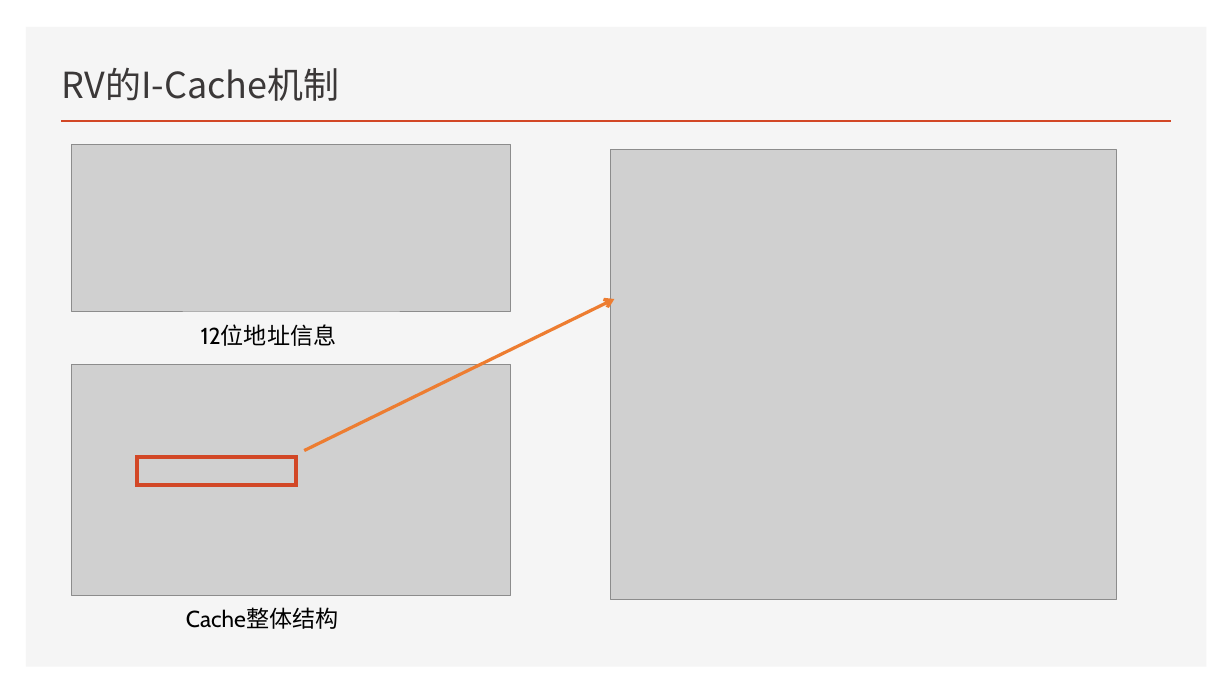
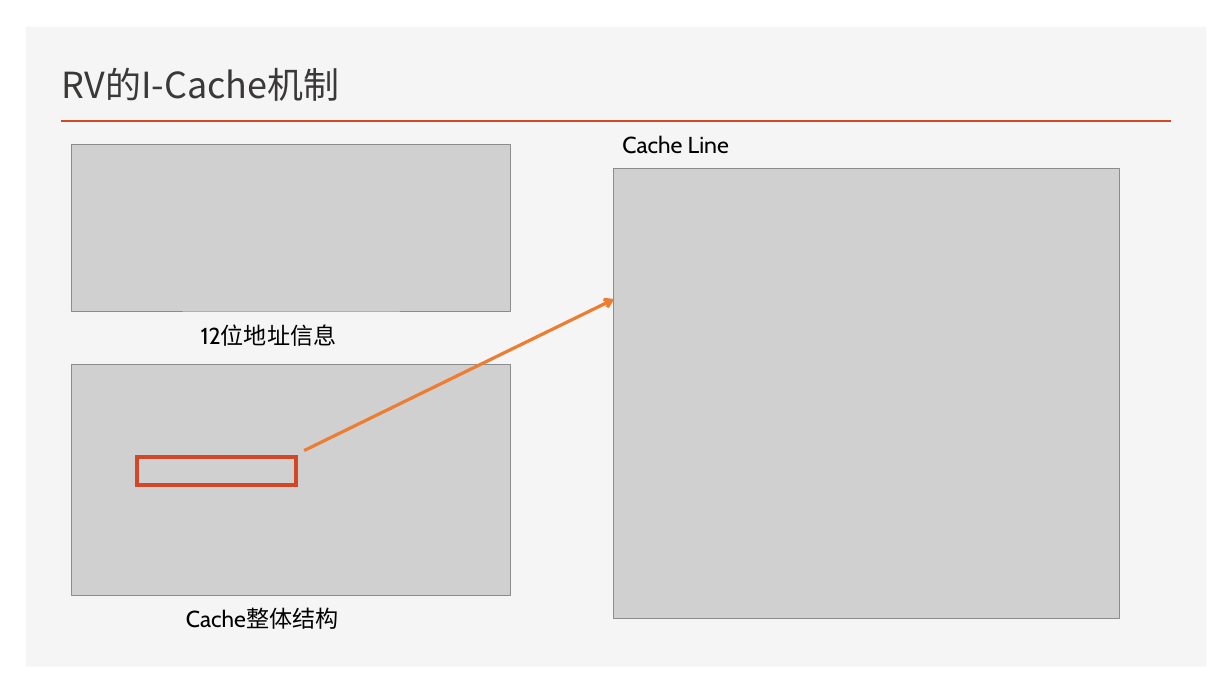
Before and after one commit to fudesigner2000/RV64, a slide deck: slide 8 of PPT/RV64处理器设计.pptx. Drawn at 1232x693 pixels with LibreOffice and Linux fonts; fonts in the diff are those of the drawing; grey boxes stand for pictures. Boxes give left, top, right and bottom in pixels: in the first picture for what was removed or moved away, otherwise in the second. Text is boxed around its words. In the diff, an @@ line names an element or a change of style, - is before the commit and + after.

Commit message:
PPT Cache更新

```diff
--- a/PPT/RV64处理器设计.pptx
+++ b/PPT/RV64处理器设计.pptx
@@ text added at bbox=[622, 135, 729, 154], 18 pt, text #000000 @@
+Cache Line
@@ picture: place and size @@
-picture at bbox=[611, 150, 1117, 600]
+picture at bbox=[614, 168, 1120, 618]
```
Also in this commit, not shown: 2 other files.
